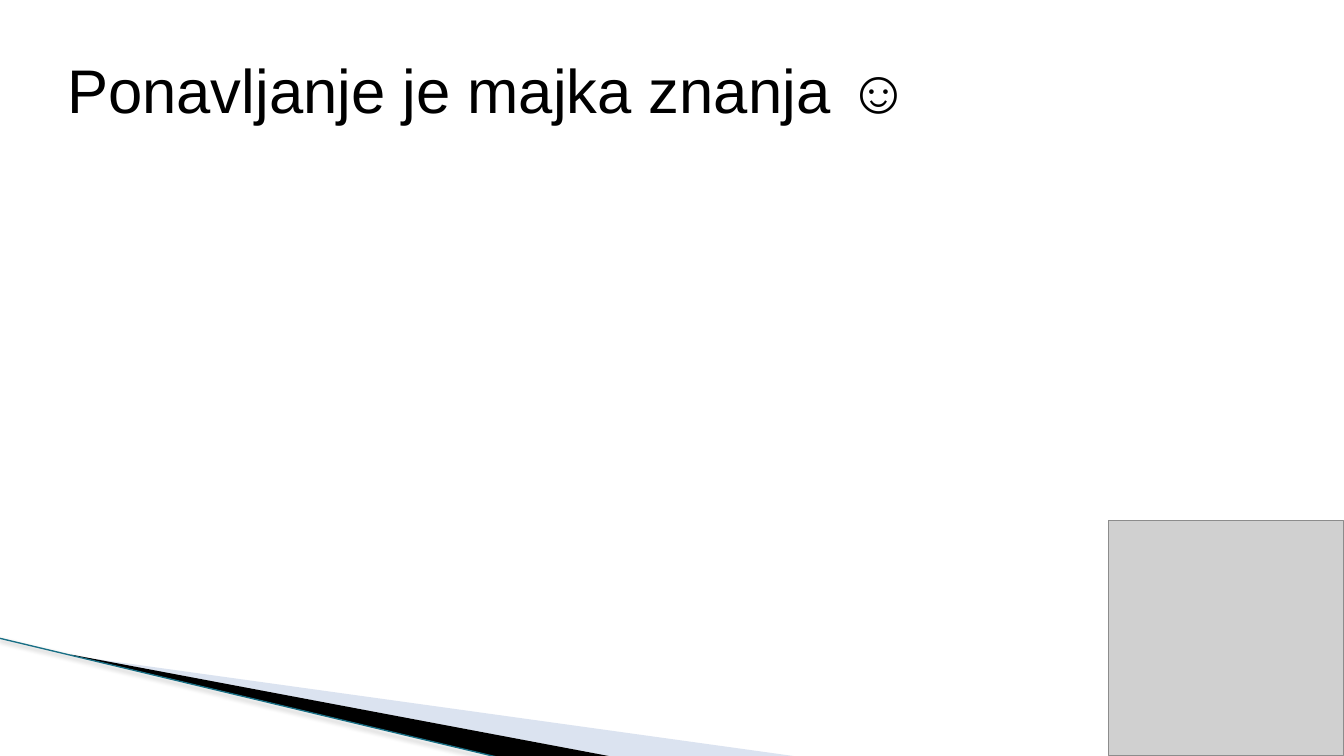
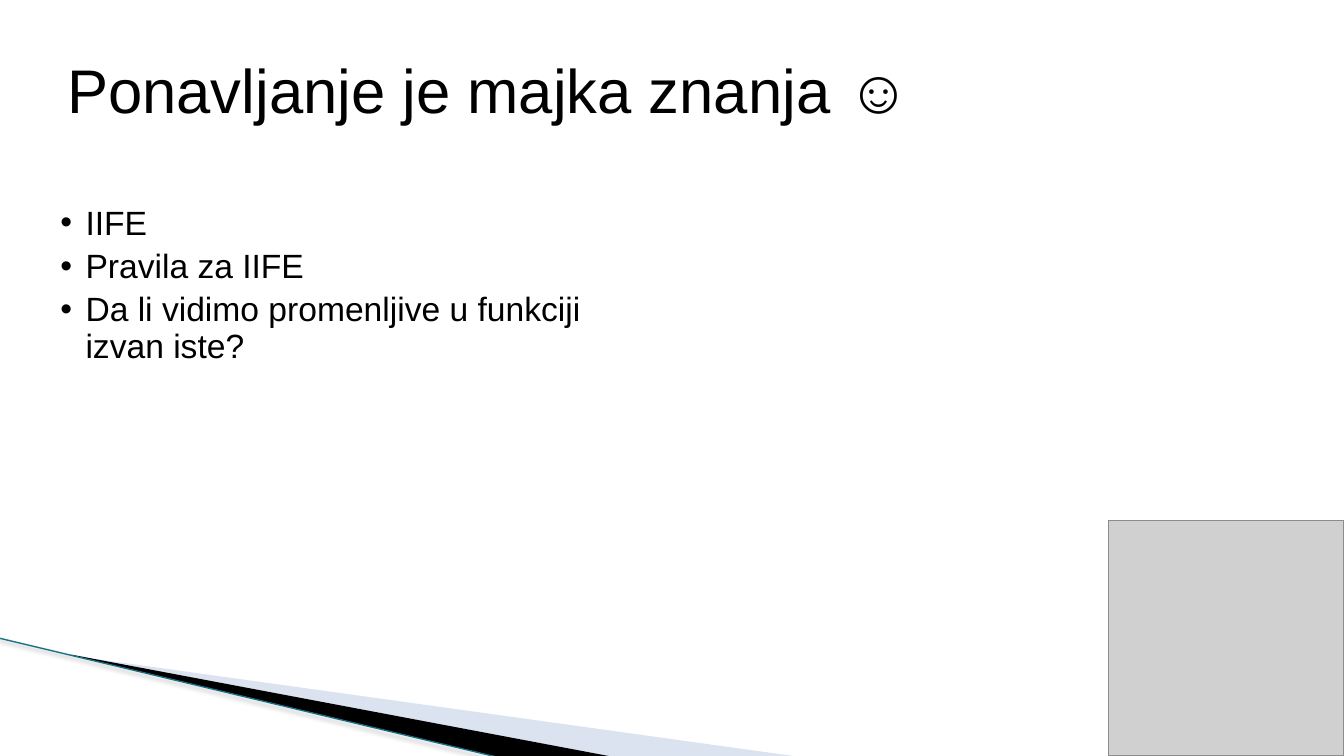
Before and after one commit to todalexcode/kurs-front-end, a slide deck: slide 3 of sesija-31/PPT/Front-End Developer-31.pptx. Drawn at 1344x756 pixels with LibreOffice and Linux fonts; fonts in the diff are those of the drawing; grey boxes stand for pictures; background and template pictures are left out. Boxes give left, top, right and bottom in pixels: in the first picture for what was removed or moved away, otherwise in the second. Text is boxed around its words. In the diff, an @@ line names an element or a change of style, - is before the commit and + after.

```diff
--- a/sesija-31/PPT/Front-End Developer-31.pptx
+++ b/sesija-31/PPT/Front-End Developer-31.pptx
@@ text added at <box>86,212,581,359</box>, 24 pt, text #000000 @@
+  • IIFE
+  • Pravila za IIFE
+  • Da li vidimo promenljive u funkciji izvan iste?
```
Also in this commit, not shown: 1 other slide changed, 4 slides added, 1 slide removed, 7 other files.
